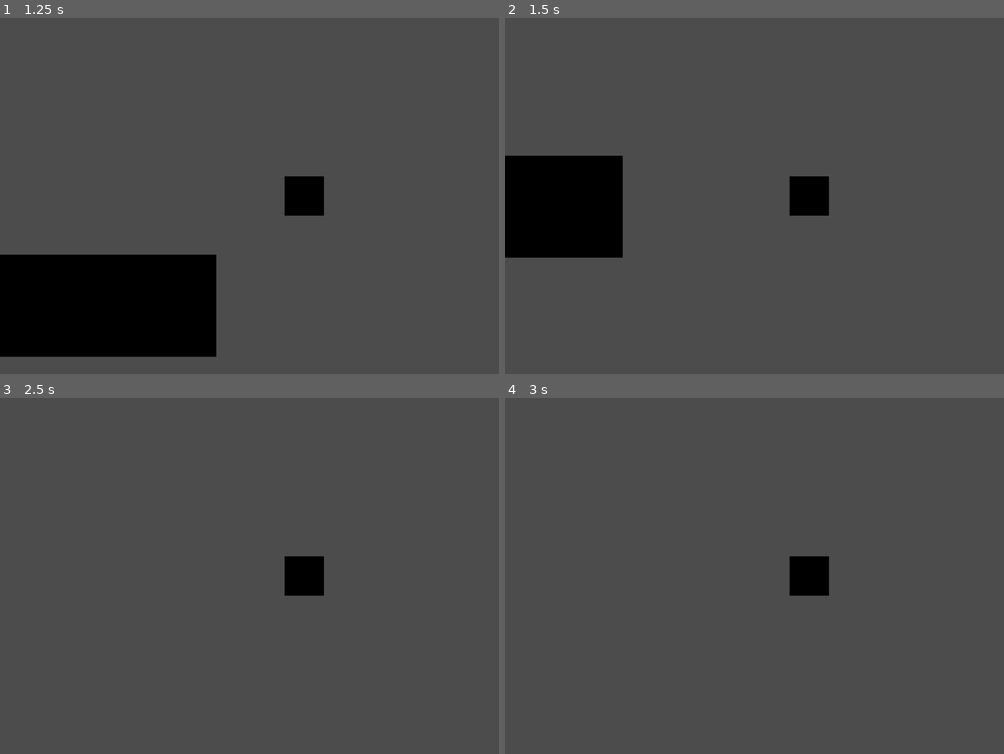
Above: before the commit, frames 1-4 (two rows, left to right).
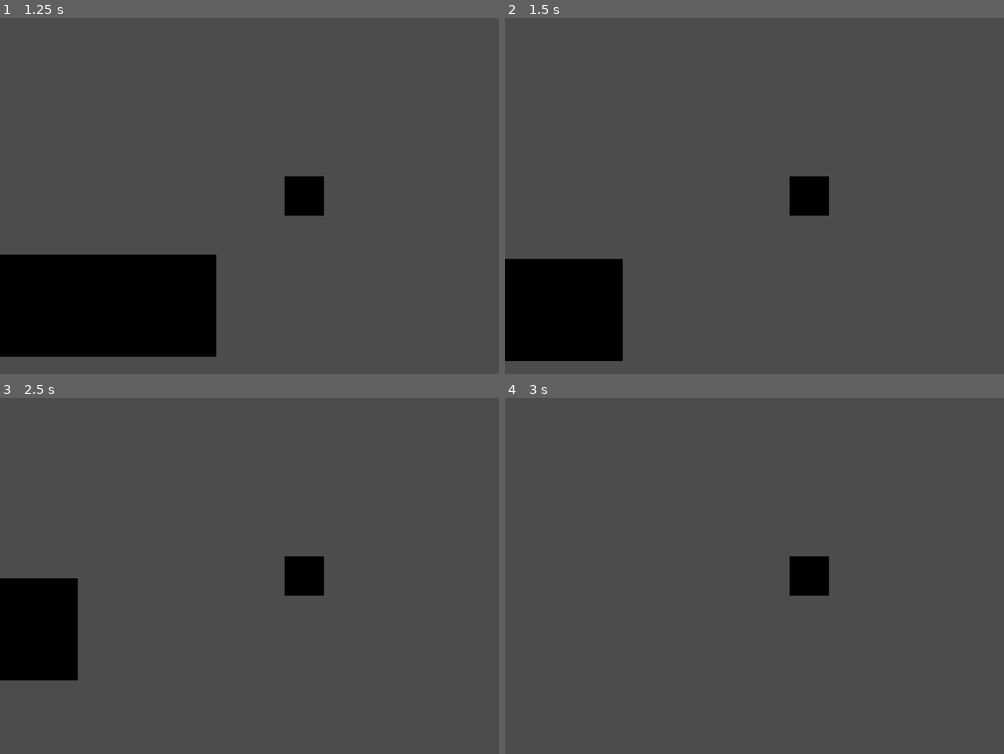
Above: after the commit, the same moments.

Repository: RavenJFelix/Square
Game: Godot game, scene res://levelz/level_0/level_0.tscn
Two runs of this game, one before a commit and one after it. Both use one fixed random seed, a clock stepped at 60 frames per second and the inputs below. The project has no main scene, so this scene is started directly.
Inputs:
- Up to frame 1 (1.25 s): tap Enter at 0.5 s; hold Right (ui_right) from 0.53 s (still down); hold Up (ui_up) from 0.53 s (still down)
- Up to frame 2 (1.5 s): keep holding Right (ui_right); release Up (ui_up) at 1.28 s; tap Up (ui_up) at 1.35 s
- Up to frame 3 (2.5 s): tap Up (ui_up) at 1.52, 1.82 s; release Right (ui_right) at 2.03 s; hold Left (ui_left) from 2.03 s (still down); hold Up (ui_up) from 2.03 s (still down)
- Up to frame 4 (3 s): release Left (ui_left) at 2.78 s; release Up (ui_up) at 2.78 s; hold Right (ui_right) from 2.78 s (still down); tap Up (ui_up) at 2.85 s

Frame 1 is identical in both runs. In frame 2, 14% of the frame differs, in the area x 0-24%, y 38-97%; in frame 3, 4.5%; in frame 4, nothing differs.

Commit message:
Add double jumping capabilities to player

Diff:
--- a/entity/pc/player/player.gd
+++ b/entity/pc/player/player.gd
@@ -6,16 +6,20 @@
 const GRAV = 20
 const JUMP_POWER = 500
 const SPEED = 500
+export var max_jumps = 2
 var motion = Vector2(0, 0)
 var UP = Vector2(0,-1)
+var consecutive_jumps = 0
+
 # Called when the node enters the scene tree for the first time.
 func _ready():
 
 	pass
 
-func checkAndExec():
-	if Input.is_action_pressed("ui_up") and is_on_floor():
+func check_and_exec():
+	if Input.is_action_just_pressed("ui_up") and is_jumpable():
 		motion.y = -JUMP_POWER
+		consecutive_jumps += 1
 	if Input.is_action_pressed("ui_left"):
 		motion.x = -SPEED
 	elif Input.is_action_pressed("ui_right"):
@@ -25,8 +29,22 @@
 	motion.y += GRAV
 	motion = move_and_slide(motion, UP)
 
+func is_jumpable():
+	if consecutive_jumps <= max_jumps:
+		return true
+	else:
+		return false
+
+func process_state():
+	if is_on_floor():
+		consecutive_jumps = 0
+
 func _physics_process(delta):
-	checkAndExec()
+	#print(consecutive_jumps)
+	check_and_exec()
+	process_state()
+
+
 # Called every frame. 'delta' is the elapsed time since the previous frame.
 #func _process(delta):
 #	pass
